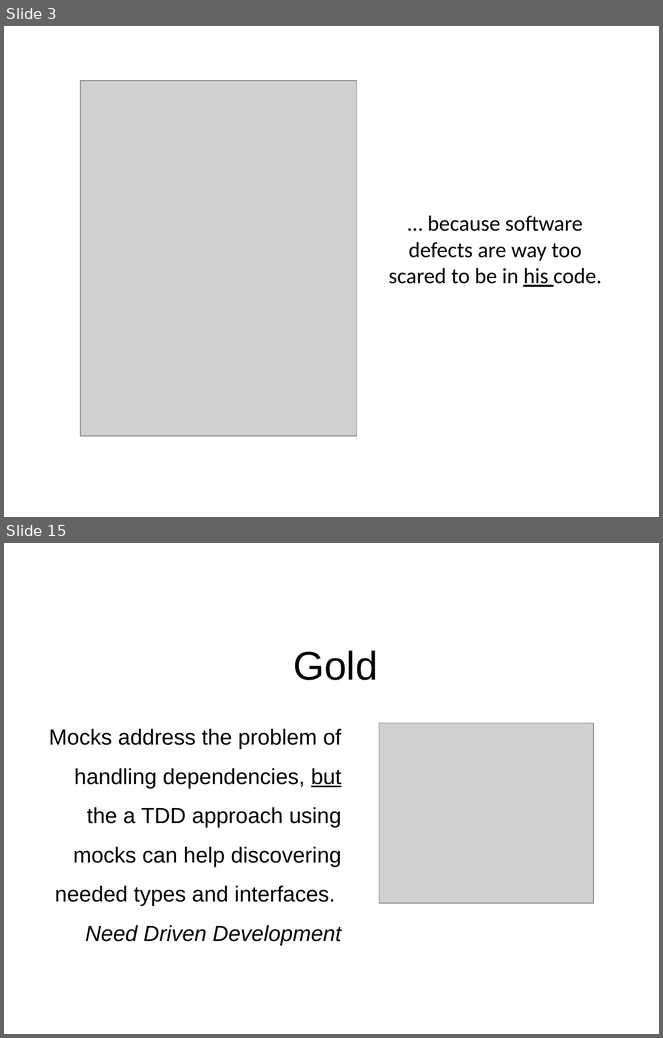
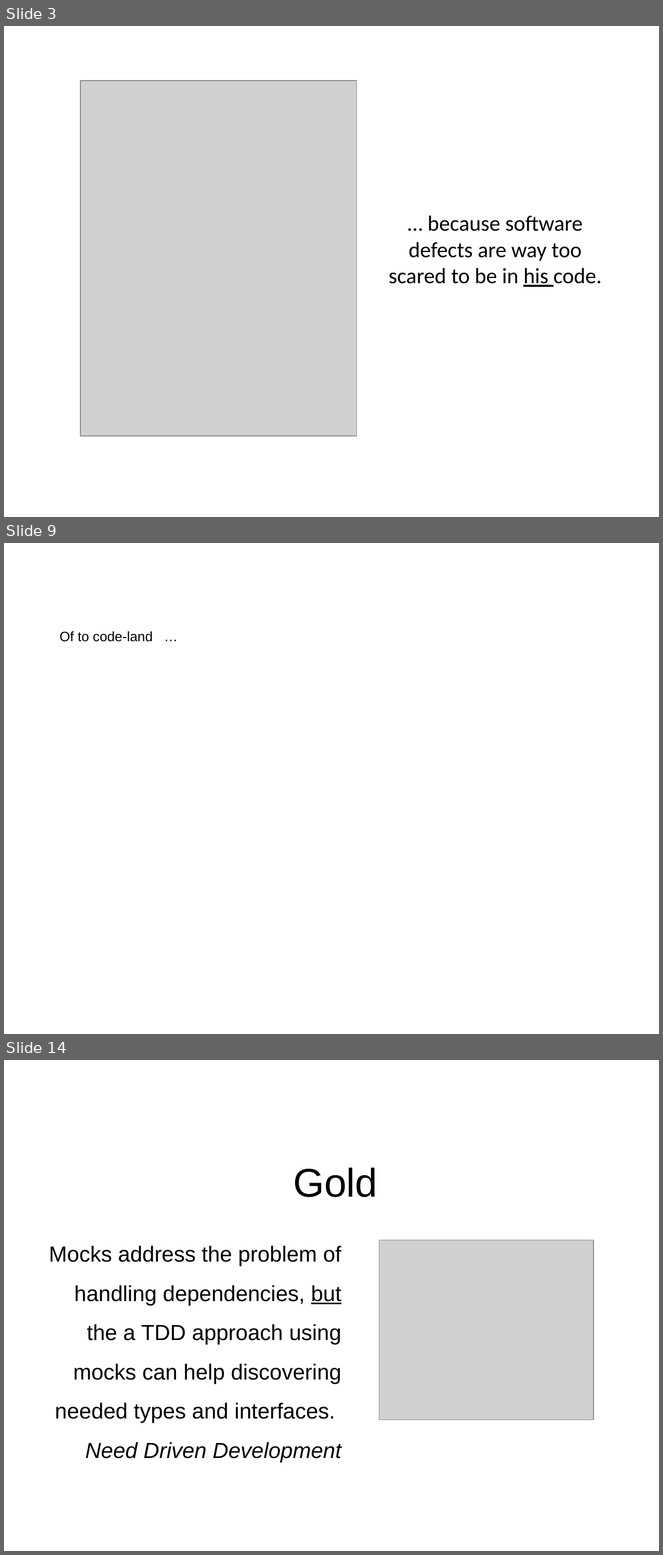
Before and after one commit to virtix/swe-795, a slide deck: doc/Test Doubles and Dependency Design.pptx. Shown one above the other, each under a label of ours: slides 3 and 15 before the commit, slides 3, 9 and 14 after it; the slides between them are not shown. The pictures are 663x1038 and 663x1555 pixels, drawn with LibreOffice and Linux fonts; fonts in the diff are those of the drawing; grey boxes stand for pictures. Boxes give left, top, right and bottom in pixels: in the first picture for what was removed or moved away, otherwise in the second. Text is boxed around its words. In the diff, an @@ line names an element or a change of style, - is before the commit and + after.

```diff
--- a/doc/Test Doubles and Dependency Design.pptx
+++ b/doc/Test Doubles and Dependency Design.pptx
@@ slide 9 added at bbox=[4, 543, 659, 1034], background #FFFFFF @@
@@ text added at bbox=[60, 631, 153, 642], 15 pt, text #000000 @@
+Of to code-land …
@@ what was slide 15 is now slide 14 @@
```
Also in this commit, not shown: 9 slides changed, 2 slides removed, 11 other files.
